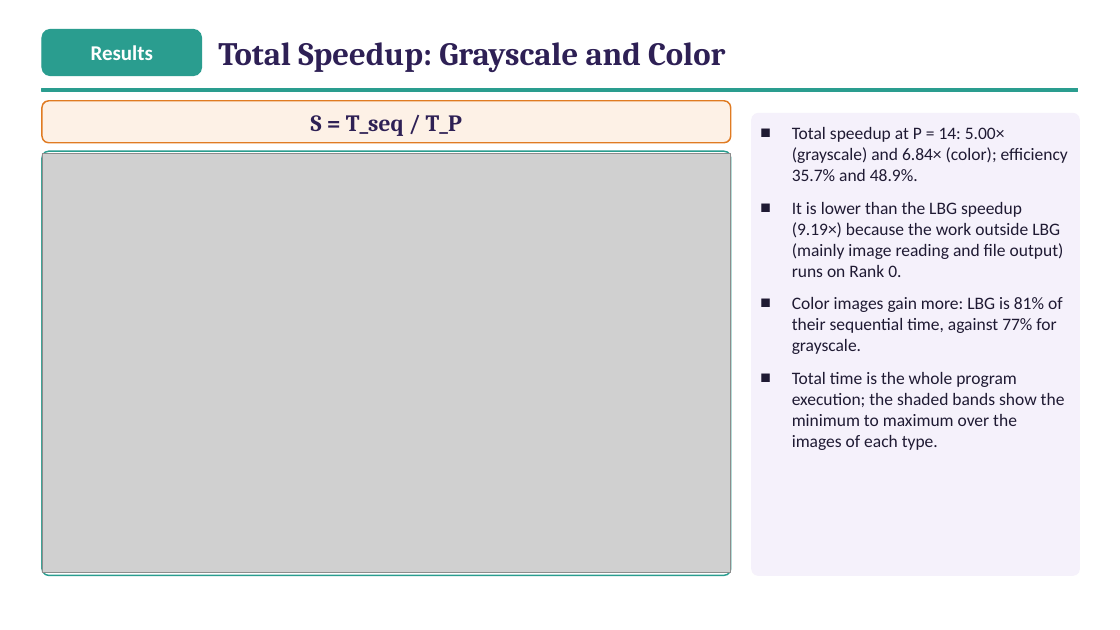
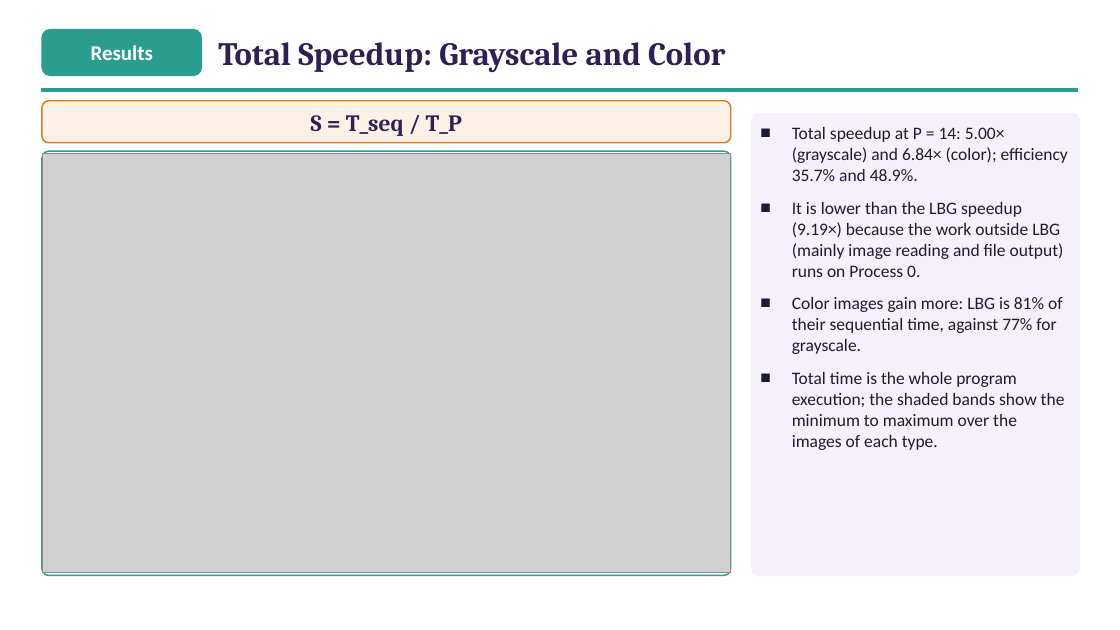
Before and after one commit to ibtihal-cpu/mihk, a slide deck: slide 28 of results/seminar/figs/Seminar_Ibtihal_FINAL.pptx. Drawn at 1120x630 pixels with LibreOffice and Linux fonts; fonts in the diff are those of the drawing; grey boxes stand for pictures. Boxes give left, top, right and bottom in pixels: in the first picture for what was removed or moved away, otherwise in the second. Text is boxed around its words. In the diff, an @@ line names an element or a change of style, - is before the commit and + after.

```diff
--- a/results/seminar/figs/Seminar_Ibtihal_FINAL.pptx
+++ b/results/seminar/figs/Seminar_Ibtihal_FINAL.pptx
@@ text at (x1=792, y1=202, x2=1064, y2=277): text changed @@
-■ It is lower than the LBG speedup (9.19×) because the work outside LBG (mainly image reading and file output) runs on Rank 0.
+■ It is lower than the LBG speedup (9.19×) because the work outside LBG (mainly image reading and file output) runs on Process 0.
```
Also in this commit, not shown: 7 other slides changed, 10 other files.
